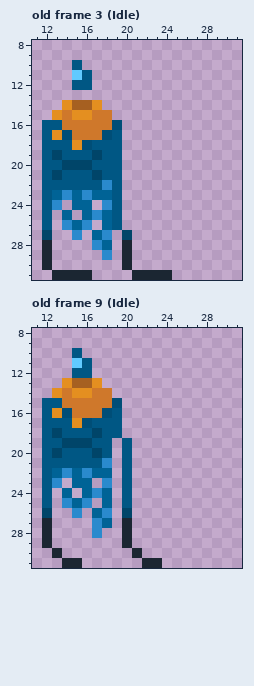
A pixel-art file gets an edit: Resources/Characters/MainCharacter/v2/CharacterLeft.ase. Above: the version before the commit.
32x32 pixels, 40 frames. Shown: old frame 3 (Idle): x 11..31, y 8..31; old frame 9 (Idle): x 11..31, y 8..31. The commit also changed other frames, which this record leaves out.
Now the later version:
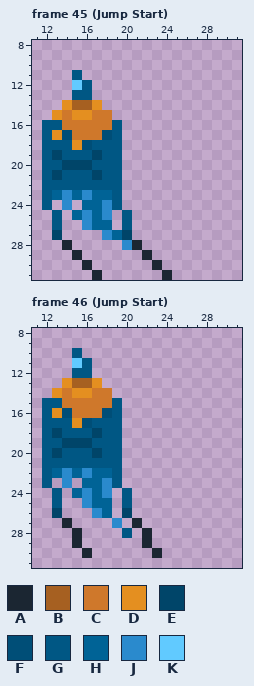
Palette (. is transparent): A #1b2632  B #a66021  C #cf782b  D #e48f20  E #004569  F #004e77  G #005784  H #006396  J #2a8acd  K #61caff
A new or re-ordered frame is compared with the old frame closest to it.
The author wrote: Character Jump Start
What changed:
frames 40 -> 47
Frame 45 (Jump Start) is new; against old frame 3 (Idle), layer "Layer 1":
The author put colour A in row 28 at x 14 and 21; in row 29 at x 15 and 22; in row 30 at x 16 and 23; in row 31 at x 17.
The author put colour E in row 27 at x 13.
The author put colour G in row 13 at x 15 to 16; in rows 25 to 26 at x 13 and 20.
Colour F becomes colour G in row 16 at x 19.
Colour J becomes colour G in row 22 at x 18.
Colour K becomes colour G in row 11 at x 15.
The author put colour H in row 24 at x 17; in row 25 at x 15; in row 26 at x 17; in row 27 at x 19.
Colour J becomes colour H in row 25 at x 17.
The author put colour J in row 24 at x 14.
Colour A becomes colour J in row 28 at x 20.
Colour H becomes colour J in row 25 at x 16 and 18.
Colour G becomes colour K in row 12 at x 15.
Colour A is removed in row 28 at x 12; in rows 29 to 30 at x 12 and 20; in row 31 at x 13 to 16 and 21 to 23.
Colour E is removed in row 27 at x 12.
Colour G is removed in row 10 at x 15; in row 11 at x 16; in rows 25 to 26 at x 12 and 19.
Colour H is removed in row 24 at x 15; in row 25 at x 14; in row 26 at x 15; in row 27 at x 17; in row 28 at x 18.
Colour J is removed in row 24 at x 13; in row 26 at x 14; in row 27 at x 15; in row 28 at x 17; in row 29 at x 18.
Frame 46 (Jump Start) is new; against old frame 9 (Idle), layer "Layer 1":
The author put colour A in row 27 at x 14 and 21; in rows 28 to 29 at x 15 and 22; in row 30 at x 16 and 23.
The author put colour E in row 26 at x 13.
The author put colour G in rows 19 to 23 at x 19; in rows 24 to 25 at x 13.
Colour A becomes colour G in row 28 at x 20.
Colour F becomes colour G in row 15 at x 19.
Colour J becomes colour G in row 21 at x 18.
The author put colour H in row 23 at x 17; in row 24 at x 15; in row 25 at x 17.
Colour J becomes colour H in row 24 at x 17; in row 26 at x 18.
The author put colour J in row 23 at x 14; in row 27 at x 19.
Colour H becomes colour J in row 24 at x 16 and 18; in row 26 at x 17.
Colour A is removed in row 27 at x 12 and 20; in row 28 at x 12; in row 29 at x 12 and 20; in row 30 at x 13 and 21; in row 31 at x 14 to 15 and 22 to 23.
Colour E is removed in row 26 at x 12.
Colour G is removed in rows 19 to 23 at x 20; in rows 24 to 25 at x 12.
Colour H is removed in row 23 at x 15; in row 24 at x 14; in row 25 at x 15; in row 27 at x 18.
Colour J is removed in row 23 at x 13; in row 25 at x 14; in row 26 at x 15; in rows 27 to 28 at x 17.
